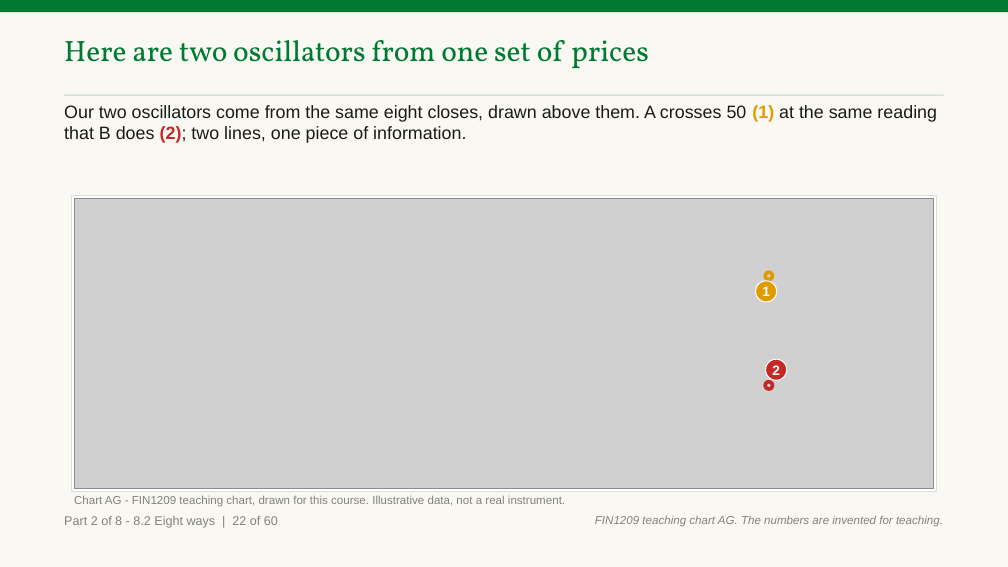
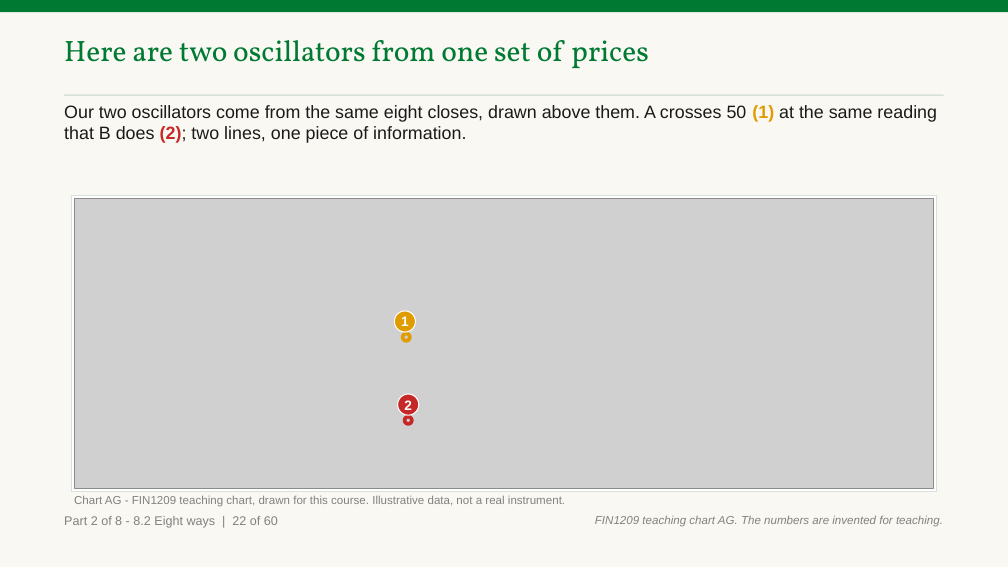
Before and after one commit to benjiesotelo-sudo/Telos_FIN1209, a slide deck: slide 79 of chapter-08/FIN1209-Chapter-08-Student-Edition.pptx. Drawn at 1008x567 pixels with LibreOffice and Linux fonts; fonts in the diff are those of the drawing; grey boxes stand for pictures. Boxes give left, top, right and bottom in pixels: in the first picture for what was removed or moved away, otherwise in the second. Text is boxed around its words. In the diff, an @@ line names an element or a change of style, - is before the commit and + after.

```diff
--- a/chapter-08/FIN1209-Chapter-08-Student-Edition.pptx
+++ b/chapter-08/FIN1209-Chapter-08-Student-Edition.pptx
@@ ellipse "1": place and size @@
-ellipse "1" at bbox=[755, 281, 777, 302]
+ellipse "1" at bbox=[395, 311, 416, 332]
@@ ellipse: place and size @@
-ellipse at bbox=[765, 272, 773, 280]
+ellipse at bbox=[403, 333, 411, 341]
@@ ellipse "2": place and size @@
-ellipse "2" at bbox=[766, 359, 787, 380]
+ellipse "2" at bbox=[398, 394, 419, 415]
@@ ellipse: place and size @@
-ellipse at bbox=[765, 382, 773, 389]
+ellipse at bbox=[405, 417, 412, 424]
```
Also in this commit, not shown: 5 other files.
